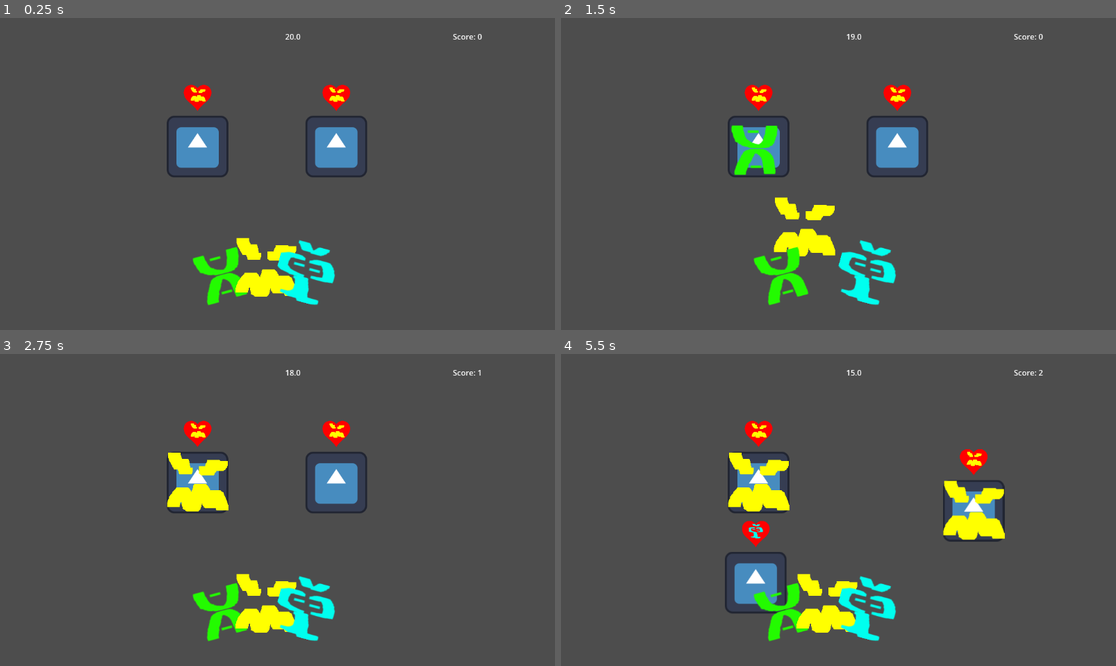
Above: before the commit, frames 1-4 (two rows, left to right).
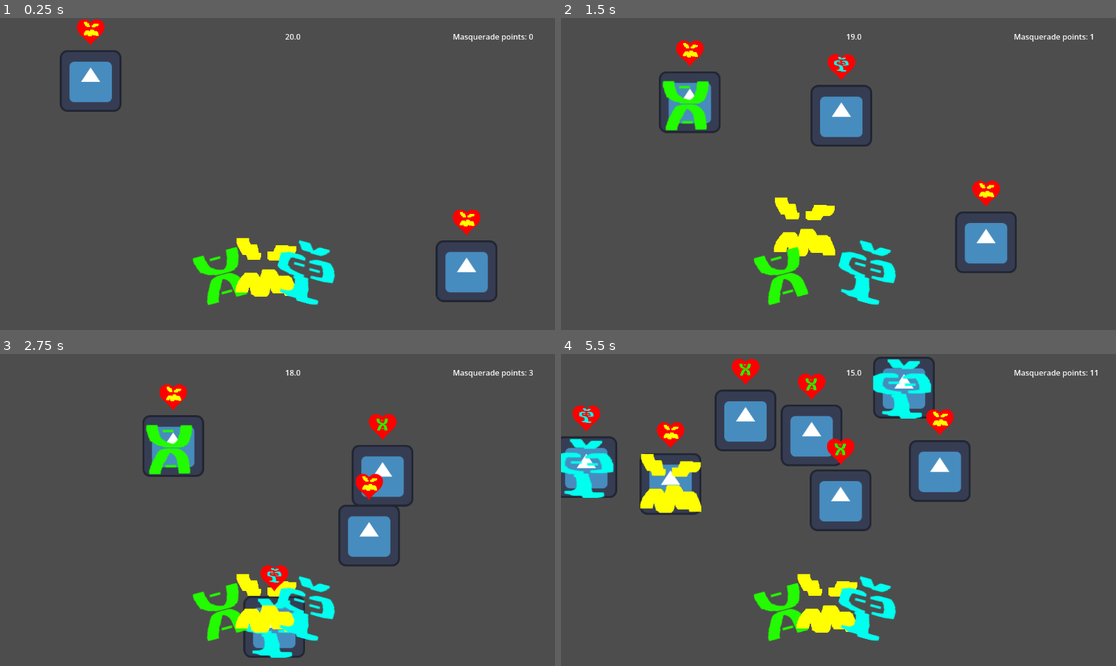
Above: after the commit, the same moments.

Repository: Devination/GGJ2025
Game: Godot game, scene res://scenes/main.tscn
Two runs of this game, one before a commit and one after it. Both use one fixed random seed, a clock stepped at 60 frames per second and the inputs below. The engine's default icon, where the game draws it, is replaced by a stand-in: a white triangle on a blue panel in a dark square.
Inputs (mouse positions are in pixels of both pictures, inside the frame that each line leads up to):
- Up to frame 1 (0.25 s): no input
- Up to frame 2 (1.5 s): drag from (783, 270) to (760, 145) at 0.52 s; drag from (827, 267) to (760, 145) at 1.27 s
- Up to frame 3 (2.75 s): move the mouse to (305, 606) at 2.02 s; click (305, 606) at 2.17 s
- Up to frame 4 (5.5 s): drag from (827, 603) to (760, 481) at 2.77 s; drag from (866, 606) to (899, 481) at 3.52 s; drag from (827, 603) to (927, 494) at 4.27 s; move the mouse to (866, 606) at 5.02 s; click (866, 606) at 5.17 s

The runs differ from the first frame. In frame 1, 6.4% of the frame differs, in the area x 10-97%, y 0-92%; in frame 2, 8.4%; in frame 3, 9.0%; in frame 4, 17%, in the area x 0-97%, y 0-84%.

Commit message:
game restart logic

Diff:
--- a/godot/ggj-2026/scenes/guest_spawner.tscn
+++ b/godot/ggj-2026/scenes/guest_spawner.tscn
@@ -13,7 +13,6 @@
 script = ExtResource("1_6jnxr")
 
 [node name="Timer" type="Timer" parent="." unique_id=1992649628]
-wait_time = 3.0
 autostart = true
 
 [connection signal="timeout" from="Timer" to="." method="_on_timer_timeout"]
--- a/godot/ggj-2026/scenes/main.tscn
+++ b/godot/ggj-2026/scenes/main.tscn
@@ -26,12 +26,6 @@
 z_index = 1
 position = Vector2(552, 569)
 
-[node name="Guest" parent="." unique_id=541798322 instance=ExtResource("2_sugp2")]
-position = Vector2(410, 267)
-
-[node name="Guest2" parent="." unique_id=2123231278 instance=ExtResource("2_sugp2")]
-position = Vector2(698, 267)
-
 [node name="Walls" type="StaticBody2D" parent="." unique_id=117885560]
 disable_mode = 1
 collision_layer = 4
@@ -59,3 +53,11 @@
 [node name="AudioStreamPlayer" type="AudioStreamPlayer" parent="." unique_id=1631198228]
 stream = ExtResource("5_tefeu")
 autoplay = true
+
+[node name="Guest" parent="." unique_id=926047187 instance=ExtResource("2_sugp2")]
+position = Vector2(72, 73)
+move_on_ready = true
+
+[node name="Guest2" parent="." unique_id=790376774 instance=ExtResource("2_sugp2")]
+position = Vector2(1086, 589)
+move_on_ready = true
--- a/godot/ggj-2026/scenes/user_interface.gd
+++ b/godot/ggj-2026/scenes/user_interface.gd
@@ -1,16 +1,30 @@
 
 extends CanvasLayer
 
-var timer = 0
+var hand: Hand
+
+func _ready() -> void:
+	hand = get_node("/root/Main/Hand")
 
 func update_score_label(score: int):
-	$ScoreLabel.text = "Score: " + str(score)
+	$ScoreLabel.text = "Masquerade points: " + str(score)
 
 func _on_timer_2_timeout() -> void:
 	print("Party is over!")
+	$PanelContainer.visible = true
+	Engine.time_scale = 0.01
 
 func updateTimer():
-	$Timer.text = str($Timer2.time_left)
+	$TimerLabel.text = "Party time remaining: " + str($GameTimer.time_left)
 
 func _process(delta):
-	$Timer.text = str(ceil($Timer2.time_left))
+	$TimerLabel.text = str(ceil($GameTimer.time_left))
+
+
+func _on_restart_button_pressed() -> void:
+	# hide the panel
+	$PanelContainer.visible = false
+	# reset the timer
+	$GameTimer.start()
+	# reset guests and score
+	hand.restart_game()
--- a/godot/ggj-2026/scenes/user_interface.tscn
+++ b/godot/ggj-2026/scenes/user_interface.tscn
@@ -13,7 +13,7 @@
 text = "PARTY COEFFICIENT:
 0.0"
 
-[node name="Timer" type="Label" parent="." unique_id=929660089]
+[node name="TimerLabel" type="Label" parent="." unique_id=929660089]
 offset_left = 476.0
 offset_top = 27.0
 offset_right = 741.0
@@ -21,16 +21,22 @@
 text = "Current Timer: 0.00"
 horizontal_alignment = 1
 
-[node name="Timer2" type="Timer" parent="." unique_id=1424114259]
+[node name="GameTimer" type="Timer" parent="." unique_id=1424114259]
 wait_time = 20.0
+one_shot = true
 autostart = true
 
 [node name="PanelContainer" type="PanelContainer" parent="." unique_id=952765991]
 visible = false
-offset_left = 455.0
+anchors_preset = -1
+anchor_left = 0.5
+anchor_right = 0.5
+offset_left = -121.0
 offset_top = 84.0
-offset_right = 744.0
+offset_right = 168.0
 offset_bottom = 172.0
+grow_horizontal = 2
+grow_vertical = 2
 
 [node name="Label" type="Label" parent="PanelContainer" unique_id=835402327]
 custom_minimum_size = Vector2(0, 80)
@@ -42,4 +48,5 @@
 layout_mode = 2
 text = "Play Again?"
 
-[connection signal="timeout" from="Timer2" to="." method="_on_timer_2_timeout"]
+[connection signal="timeout" from="GameTimer" to="." method="_on_timer_2_timeout"]
+[connection signal="pressed" from="PanelContainer/Button" to="." method="_on_restart_button_pressed"]
--- a/godot/ggj-2026/scripts/guest.gd
+++ b/godot/ggj-2026/scripts/guest.gd
@@ -7,6 +7,8 @@
 var initial_force: float = 1.0
 
 @export var likes: Array[Mask.MaskTypes] = []
+# NOTE: move_on_ready should only be enabled for the manually placed starter Guessts
+@export var move_on_ready: bool = false
 
 func _ready() -> void:
 	hand = get_node("/root/Main/Hand")
@@ -14,7 +16,8 @@
 	mask.is_draggable = false
 	init_likes()
 	hand.register_guest(self)
-	#init_movement()
+	if move_on_ready:
+		init_movement()
 
 func init_likes():
 	# like a random thing if none specified
--- a/godot/ggj-2026/scripts/guest_spawner.gd
+++ b/godot/ggj-2026/scripts/guest_spawner.gd
@@ -1,3 +1,4 @@
+class_name GuestSpawner
 extends Path2D
 
 var guest_res: Resource = load("res://scenes/guest.tscn")
--- a/godot/ggj-2026/scripts/hand.gd
+++ b/godot/ggj-2026/scripts/hand.gd
@@ -9,12 +9,16 @@
 var mask_points: Array[Node2D] = []
 var guests: Array[Guest] = []
 var dragging_mask: Mask
+var spawner: GuestSpawner
 
 func _ready() -> void:
+	spawner = $"../GuestSpawner" as GuestSpawner
 	mask_points = [$MaskPoint1, $MaskPoint2, $MaskPoint3]
+	# spawn masks in hand
 	spawn_mask(0)
 	spawn_mask(1)
 	spawn_mask(2)
+
 
 func _process(_delta: float) -> void:
 	if dragging_mask:
@@ -60,3 +64,16 @@
 
 	print("Score:", score)
 	%UserInterface.update_score_label(score)
+
+func restart_game() -> void:
+	# reset unpause game
+	Engine.time_scale = 1.0
+
+	# remove all the guests
+	for guest in guests:
+		guest.queue_free()
+	guests.clear()
+
+	# spawn 2 starter guests
+	spawner.spawn_guest()
+	spawner.spawn_guest()
Not shown, changed: godot/ggj-2026/assets/audio/mask_game.wav.import
